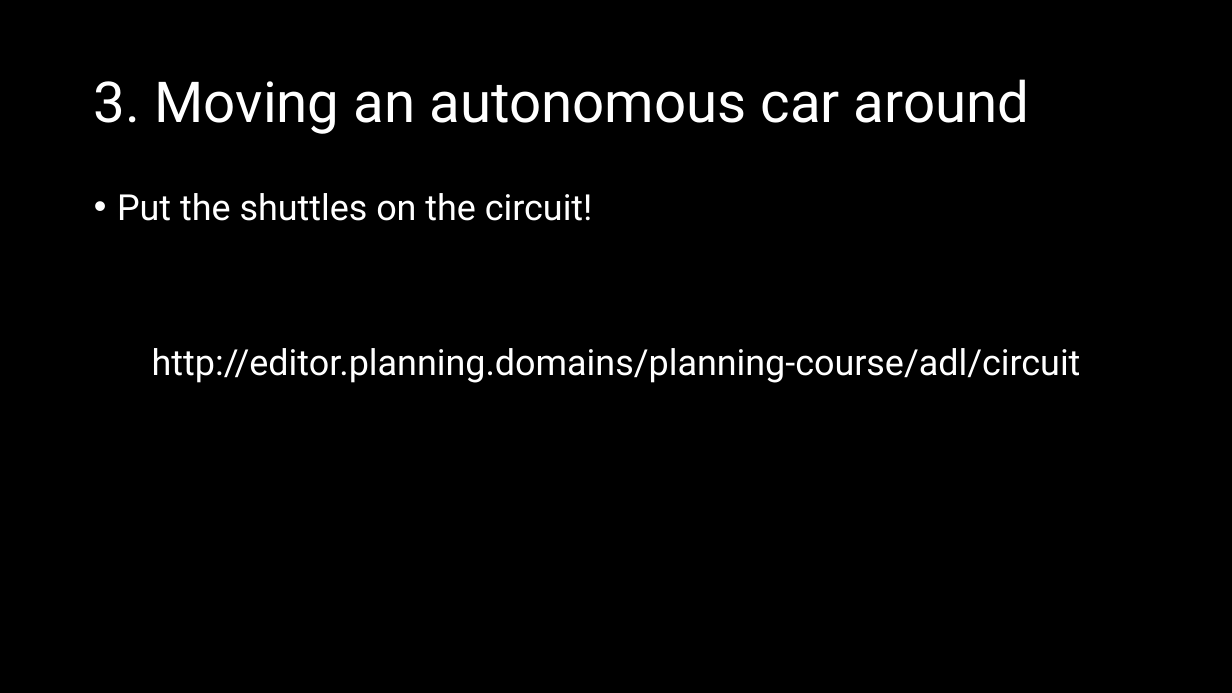
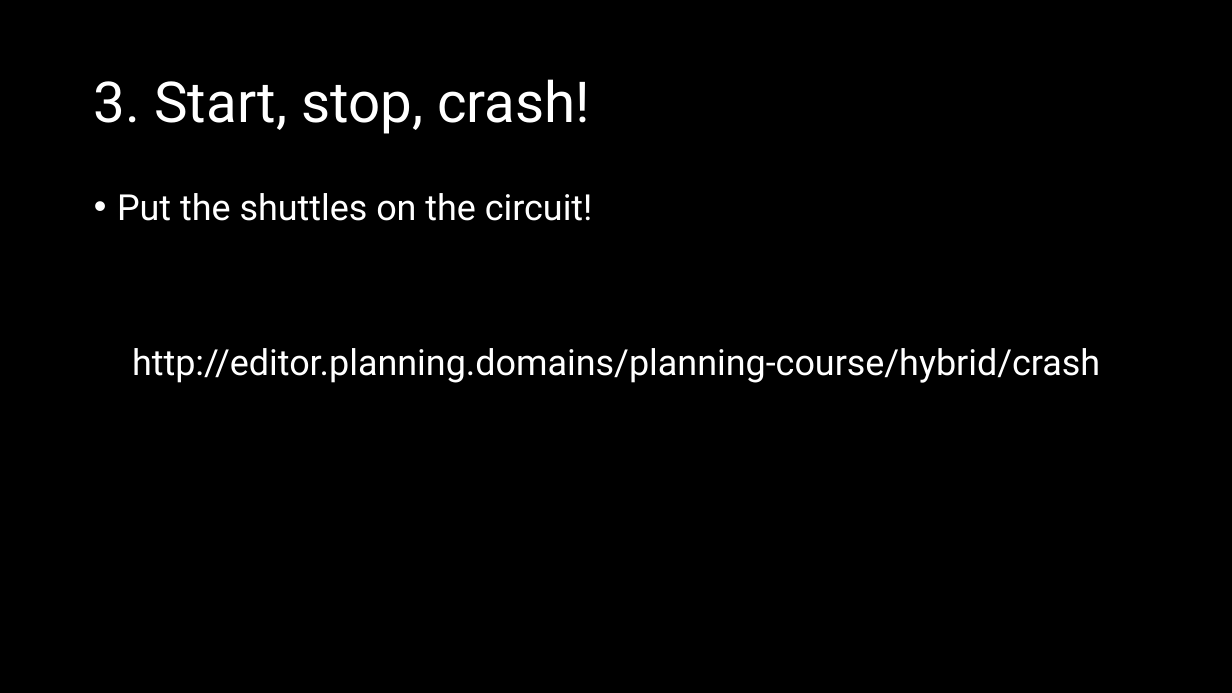
Before and after one commit to AI-Planning/modeling-in-pddl, a slide deck: slide 12 of exercises/cisc-813/hybrid/slides.pptx (slide 13 before the commit). Drawn at 1232x693 pixels with LibreOffice and Linux fonts; fonts in the diff are those of the drawing. Boxes give left, top, right and bottom in pixels: in the first picture for what was removed or moved away, otherwise in the second. Text is boxed around its words. In the diff, an @@ line names an element or a change of style, - is before the commit and + after.

Commit message:
Updates to the pddl models and start on the slides.

```diff
--- a/exercises/cisc-813/hybrid/slides.pptx
+++ b/exercises/cisc-813/hybrid/slides.pptx
@@ title at bbox=[94, 79, 590, 134]: text changed @@
-3. Moving an autonomous car around
+3. Start, stop, crash!
@@ text at bbox=[132, 348, 1100, 383]: text changed @@
-http://editor.planning.domains/planning-course/adl/circuit
+http://editor.planning.domains/planning-course/hybrid/crash
```
Also in this commit, not shown: 11 other slides changed, 2 slides added, 3 slides removed, 4 other files.
